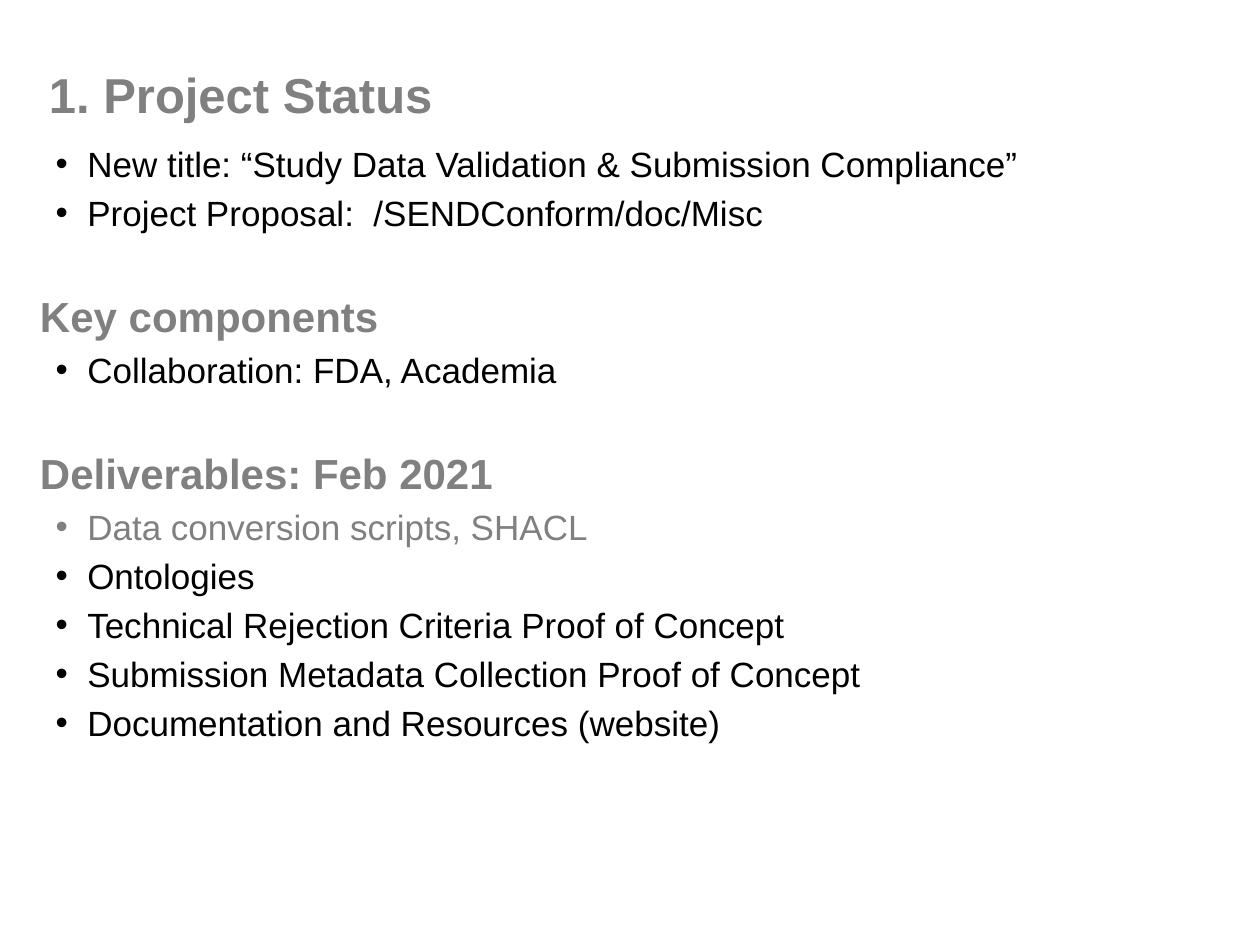
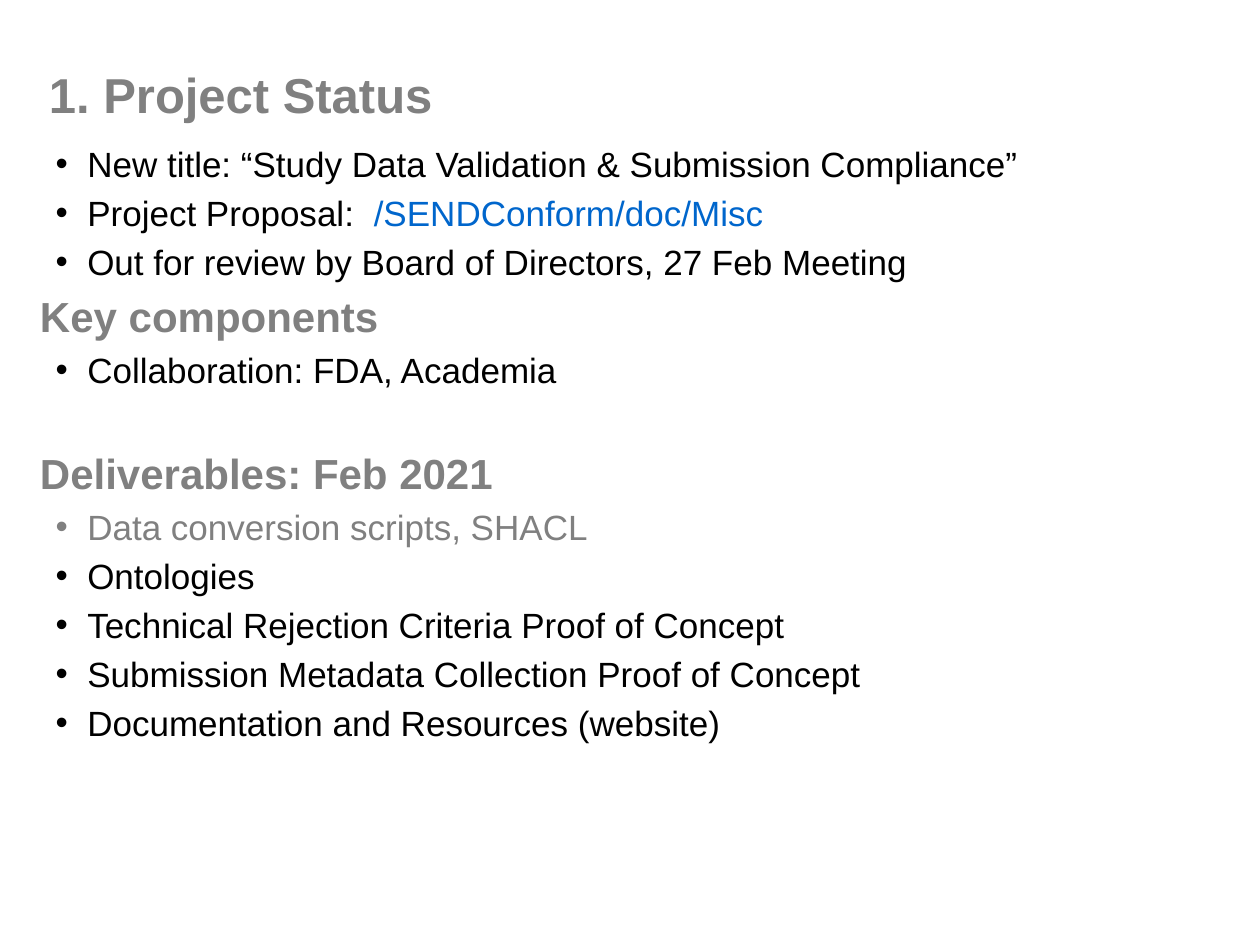
Before and after one commit to phuse-org/SENDConform, a slide deck: slide 3 of doc/Meetings/2020-02-25-TeamMeeting.pptx. Drawn at 1260x945 pixels with LibreOffice and Linux fonts; fonts in the diff are those of the drawing; background and template pictures are left out. Boxes give left, top, right and bottom in pixels: in the first picture for what was removed or moved away, otherwise in the second. Text is boxed around its words. In the diff, an @@ line names an element or a change of style, - is before the commit and + after.

```diff
--- a/doc/Meetings/2020-02-25-TeamMeeting.pptx
+++ b/doc/Meetings/2020-02-25-TeamMeeting.pptx
@@ text at [87, 200, 763, 233]: text colour #000000 to #0066CC in "/SENDConform/doc/Misc" @@
@@ text at [87, 249, 907, 282]: paragraph added @@
+• Out for review by Board of Directors, 27 Feb Meeting
```
Also in this commit, not shown: 2 other slides changed, 6 other files.
